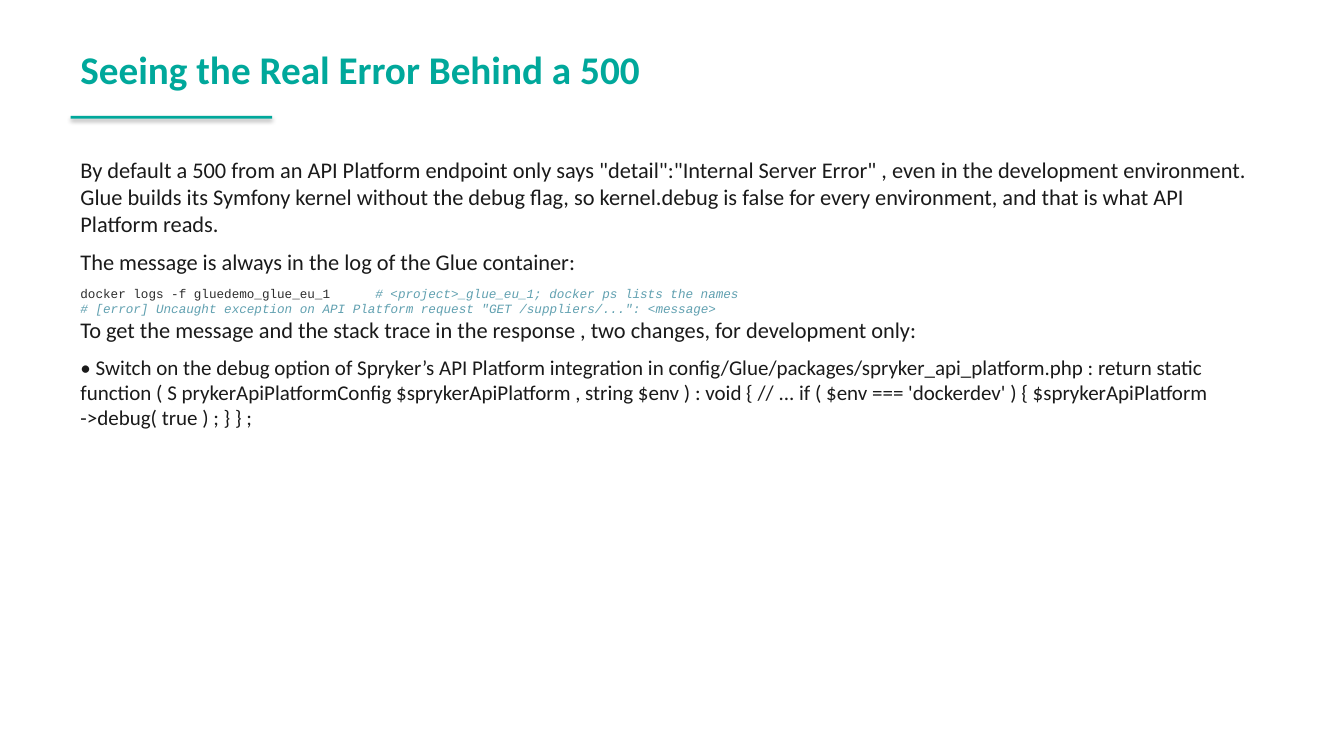
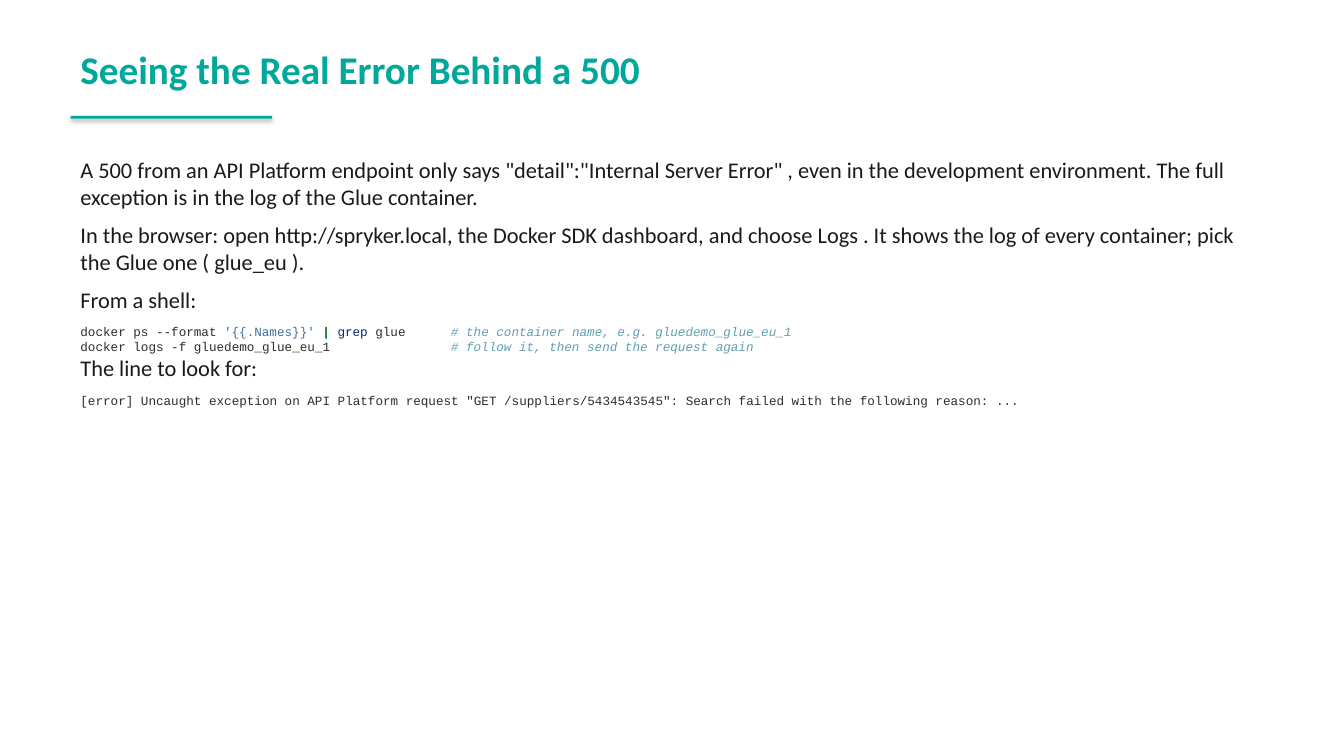
Before and after one commit to spryker-academy/instructor-exercises, a slide deck: slide 160 of guides-pptx/spryker-academy-professional.pptx. Drawn at 1344x756 pixels with LibreOffice and Linux fonts; fonts in the diff are those of the drawing. Boxes give left, top, right and bottom in pixels: in the first picture for what was removed or moved away, otherwise in the second. Text is boxed around its words. In the diff, an @@ line names an element or a change of style, - is before the commit and + after.

```diff
--- a/guides-pptx/spryker-academy-professional.pptx
+++ b/guides-pptx/spryker-academy-professional.pptx
@@ text at [80, 162, 1233, 408]: text changed @@
-By default a 500 from an API Platform endpoint only says "detail":"Internal Server Error" , even in the development environment. Glue builds its Symfony kernel without the debug flag, so kernel.debug is false for every environment, and that is what API Platform reads.
-The message is always in the log of the Glue container:
-docker logs -f gluedemo_glue_eu_1 # <project>_glue_eu_1; docker ps lists the names
-# [error] Uncaught exception on API Platform request "GET /suppliers/...": <message>
-To get the message and the stack trace in the response , two changes, for development only:
-• Switch on the debug option of Spryker’s API Platform integration in config/Glue/packages/spryker_api_platform.php : return static function ( S prykerApiPlatformConfig $sprykerApiPlatform , string $env ) : void { // ... if ( $env === 'dockerdev' ) { $sprykerApiPlatform ->debug( true ) ; } } ;
+A 500 from an API Platform endpoint only says "detail":"Internal Server Error" , even in the development environment. The full exception is in the log of the Glue container.
+In the browser: open http://spryker.local, the Docker SDK dashboard, and choose Logs . It shows the log of every container; pick the Glue one ( glue_eu ).
+From a shell:
+docker ps --format '{{.Names}}' | grep glue # the container name, e.g. gluedemo_glue_eu_1
+docker logs -f gluedemo_glue_eu_1 # follow it, then send the request again
+The line to look for:
+[error] Uncaught exception on API Platform request "GET /suppliers/5434543545": Search failed with the following reason: ...
```
Also in this commit, not shown: 2 other slides changed, 4 other files.
